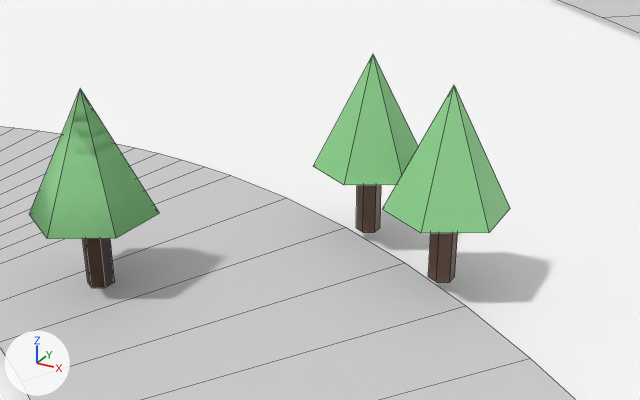
An edit to the Blender file raw_assets/bmw_m3_source/unfinished_track_glb.blend, drawn before and after from the same camera.
Both versions are drawn from a 50 mm camera at (9.03, -9.39, 6.87) aimed at (3.01, 1.56, 1.4). Lighting does not change. The marker at lower left points along +X, +Y and +Z. Mesh edges are drawn as thin lines.

The first picture shows 'Curve', 'Plane', 'Tree.003', 'Tree.004', 'Tree.005'.
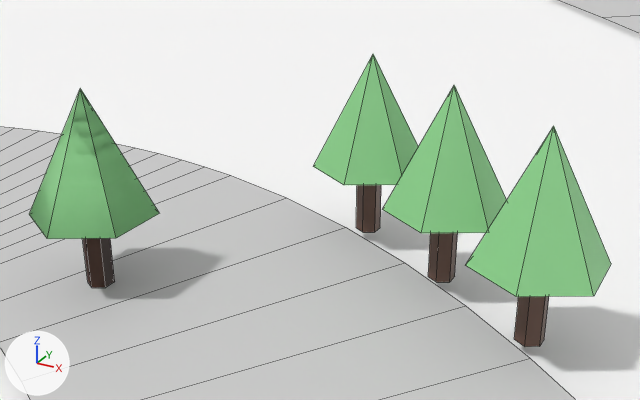
The change, as a diff of the scene's bpy script:
```diff
--- a/raw_assets/bmw_m3_source/unfinished_track_glb.blend.py
+++ b/raw_assets/bmw_m3_source/unfinished_track_glb.blend.py
@@ ob_tree_006 @@
+ob_tree_006 = bpy.data.objects.new('Tree.006', me_cylinder_005.copy())  # the mesh of ob_tree_005
+ob_tree_006.location = (6.45, 1.49, 0.97)
+ob_tree_006.scale = (-0.215, -0.215, 0.68)
```

What differs and where, as boxes [x1, y1, x2, y2] in the pictures (640 x 400 px):
'Tree.006', added (green)
    after: [466, 126, 611, 347]
    faces in mat_mat_leaves (green #88cc88): [466, 126, 611, 297]
    faces in mat_mat_trunk (brown #5c4033): [514, 296, 549, 347]
